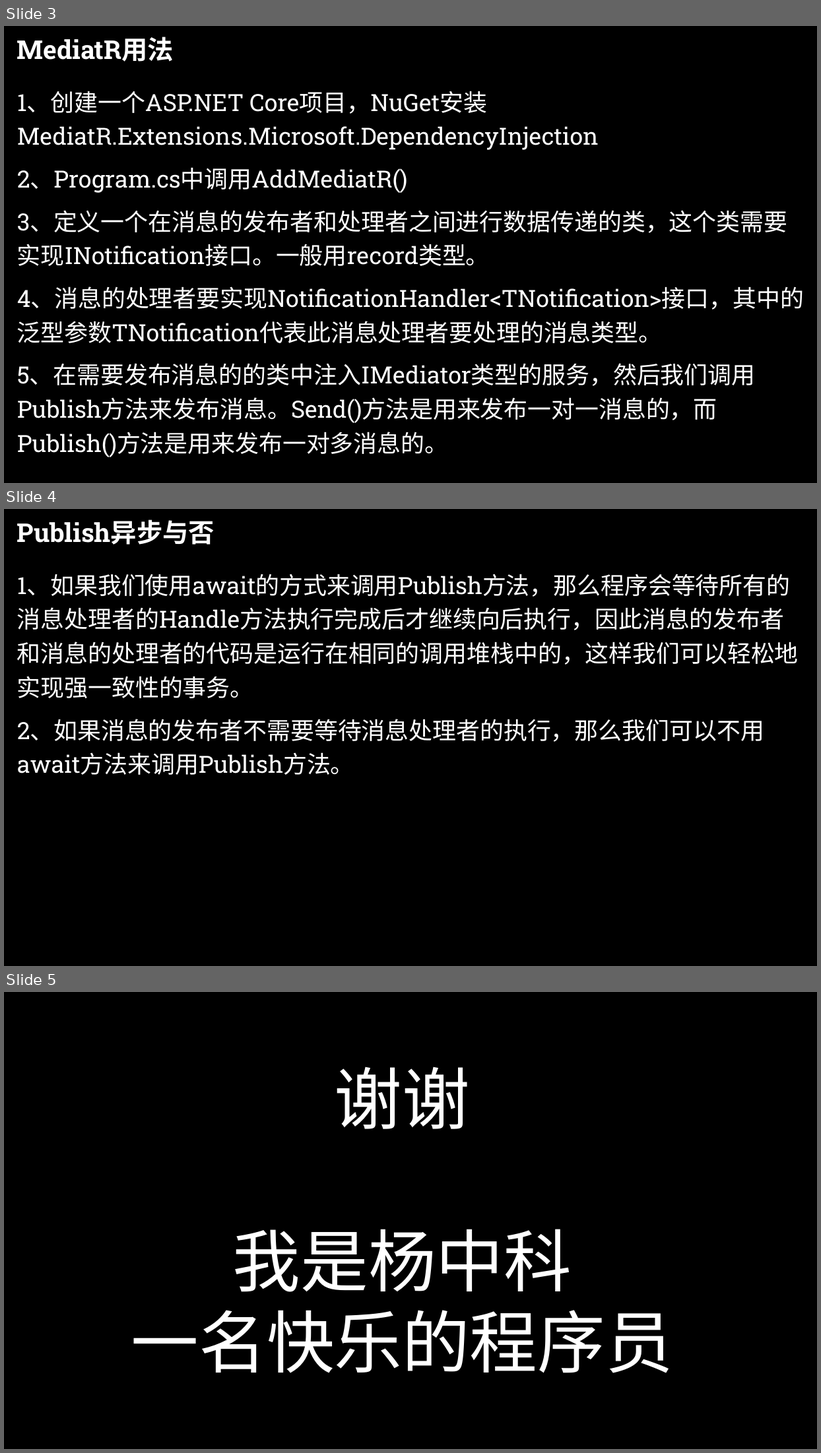
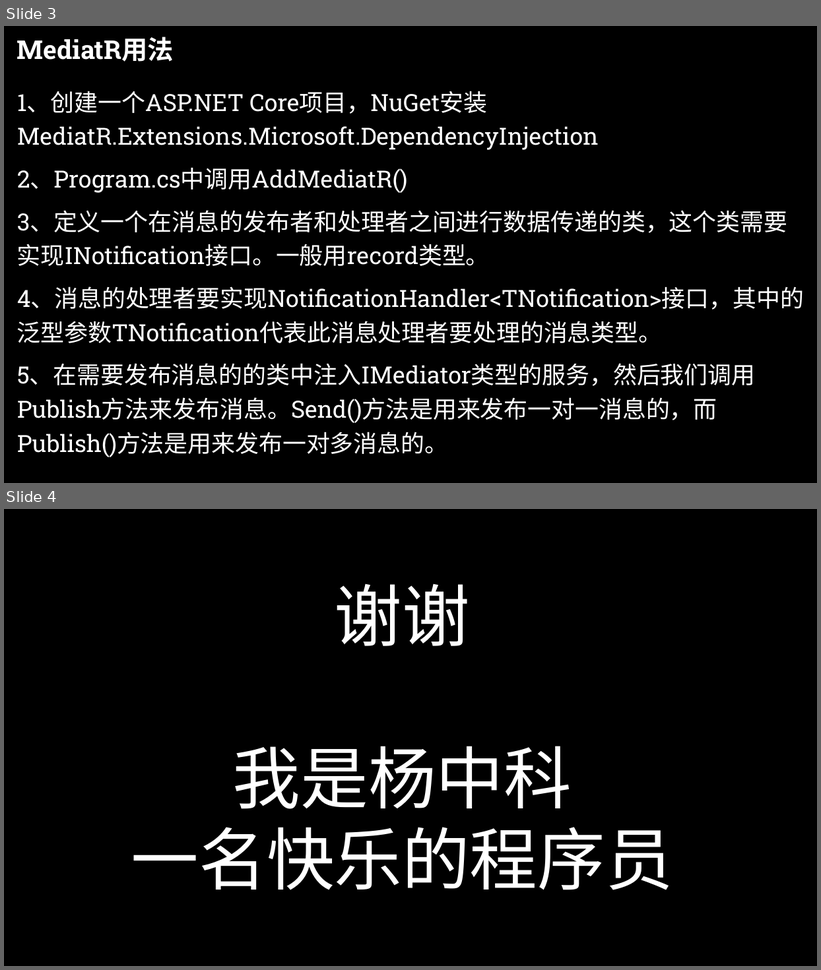
Before and after one commit to yangzhongke/NETBookMaterials, a slide deck: PPT课件/Part6-17：用MediatR实现领域事件.pptx. Shown one above the other, each under a label of ours: slides 3, 4 and 5 before the commit, slides 3 and 4 after it. The pictures are 821x1453 and 821x970 pixels, drawn with LibreOffice and Linux fonts; fonts in the diff are those of the drawing; background and template pictures are left out. Boxes give left, top, right and bottom in pixels: in the first picture for what was removed or moved away, otherwise in the second. Text is boxed around its words. In the diff, an @@ line names an element or a change of style, - is before the commit and + after.

Commit message:
update ppt

```diff
--- a/PPT课件/Part6-17：用MediatR实现领域事件.pptx
+++ b/PPT课件/Part6-17：用MediatR实现领域事件.pptx
@@ slide 4 removed at (4, 509, 817, 966), background picture (left out) @@
@@ title removed at (17, 520, 215, 545) @@
-Publish异步与否
@@ text removed at (17, 574, 799, 775) @@
-1、如果我们使用await的方式来调用Publish方法，那么程序会等待所有的消息处理者的Handle方法执行完成后才继续向后执行，因此消息的发布者和消息的处理者的代码是运行在相同的调用堆栈中的，这样我们可以轻松地实现强一致性的事务。
-2、如果消息的发布者不需要等待消息处理者的执行，那么我们可以不用await方法来调用Publish方法。
@@ what was slide 5 is now slide 4 @@
```
